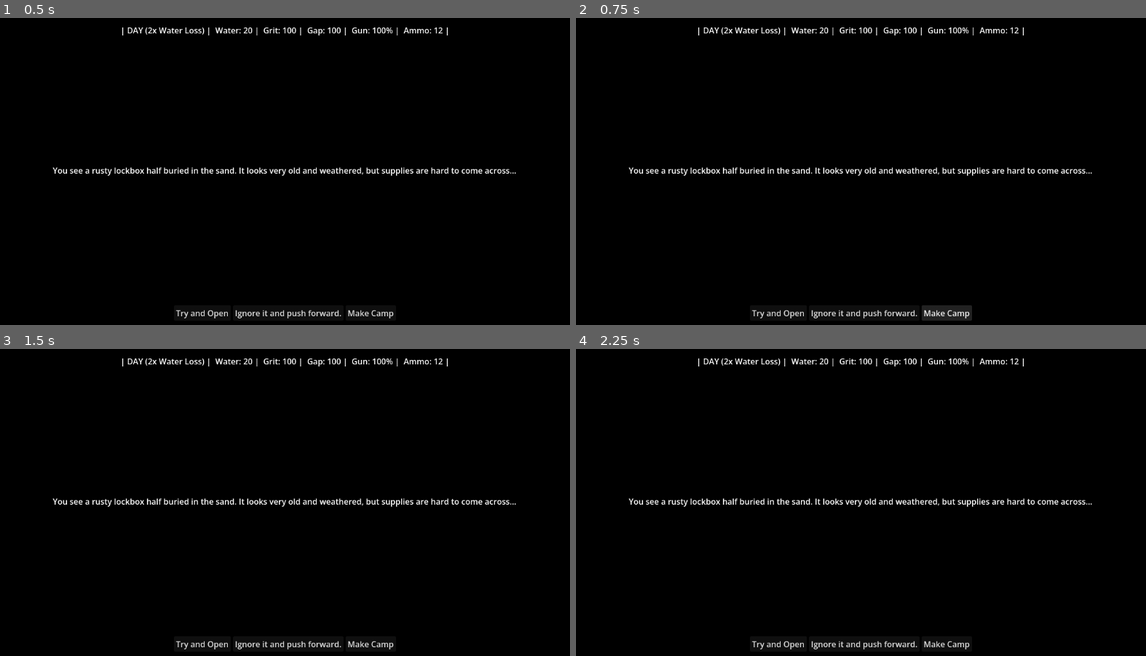
Above: before the commit, frames 1-4 (two rows, left to right).
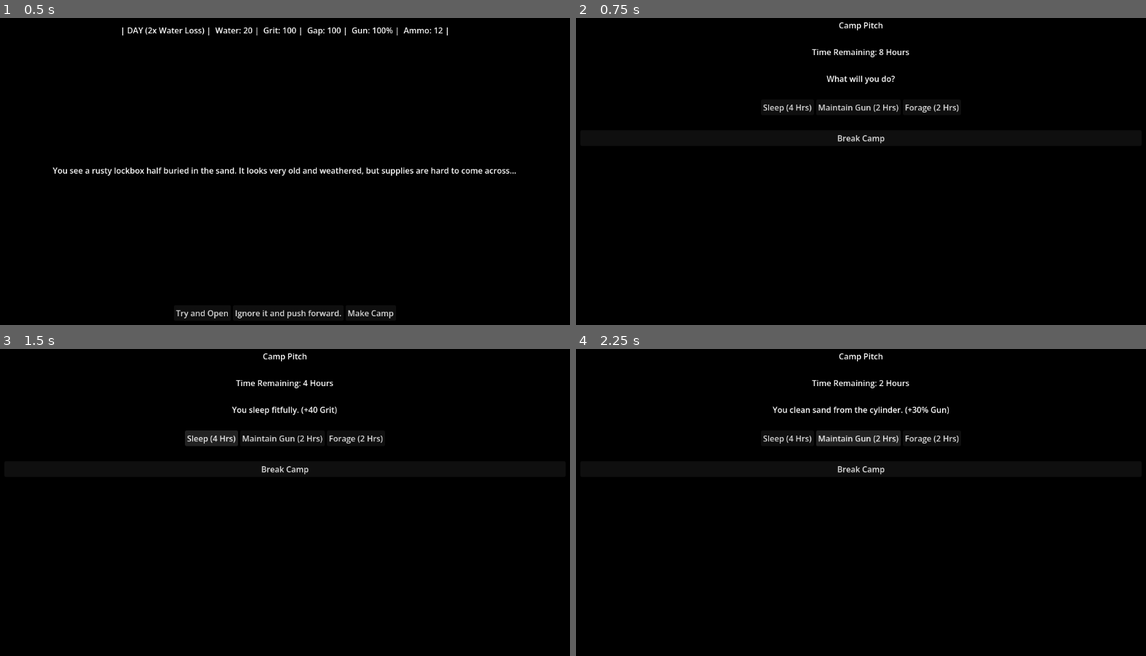
Above: after the commit, the same moments.

Repository: JoelSpicer/Across-The-Desert
Game: Godot game, scene res://Scene/MainGame.tscn
Two runs of this game, one before a commit and one after it. Both use one fixed random seed, a clock stepped at 60 frames per second and the inputs below.
Inputs (mouse positions are in pixels of both pictures, inside the frame that each line leads up to):
- Up to frame 1 (0.5 s): no input
- Up to frame 2 (0.75 s): click "Make Camp" at 0.5 s
- Up to frame 3 (1.5 s): click (210, 438) at 1.25 s, where only the run after the commit has a clickable "Sleep (4 Hrs)"
- Up to frame 4 (2.25 s): click (861, 438) at 2 s, where only the run after the commit has a clickable "Maintain Gun (2 Hrs)"

Frame 1 is identical in both runs. In frame 2, 3.1% of the frame differs, in the area x 9-91%, y 1-99%; in frame 3, 3.2%; in frame 4, 3.6%, in the area x 9-91%, y 1-98%.

Commit message:
make camp

Diff:
--- /dev/null
+++ b/Scene/CampPhase.tscn
@@ -0,0 +1,64 @@
+[gd_scene format=3 uid="uid://uylqyd6h650t"]
+
+[ext_resource type="Script" uid="uid://cxdlb64o2ep1d" path="res://Scripts/CampPhase.gd" id="1_hkh6m"]
+
+[node name="CampPhase" type="ColorRect" unique_id=665874291]
+anchors_preset = 15
+anchor_right = 1.0
+anchor_bottom = 1.0
+grow_horizontal = 2
+grow_vertical = 2
+color = Color(0, 0, 0, 1)
+script = ExtResource("1_hkh6m")
+
+[node name="MarginContainer" type="MarginContainer" parent="." unique_id=138206916]
+layout_mode = 1
+anchors_preset = 15
+anchor_right = 1.0
+anchor_bottom = 1.0
+grow_horizontal = 2
+grow_vertical = 2
+theme_override_constants/margin_left = 20
+theme_override_constants/margin_top = 20
+theme_override_constants/margin_right = 20
+theme_override_constants/margin_bottom = 20
+
+[node name="VBoxContainer" type="VBoxContainer" parent="MarginContainer" unique_id=495850979]
+self_modulate = Color(0, 0, 0, 1)
+layout_mode = 2
+theme_override_constants/separation = 30
+
+[node name="TitleLabel" type="Label" parent="MarginContainer/VBoxContainer" unique_id=977828883]
+layout_mode = 2
+text = "Camp Pitch"
+horizontal_alignment = 1
+
+[node name="HoursLabel" type="Label" parent="MarginContainer/VBoxContainer" unique_id=1006390514]
+layout_mode = 2
+text = "Time Remaining: 8 Hours"
+horizontal_alignment = 1
+
+[node name="LogLabel" type="Label" parent="MarginContainer/VBoxContainer" unique_id=1279752855]
+layout_mode = 2
+text = "What will you do?"
+horizontal_alignment = 1
+
+[node name="HBoxContainer" type="HBoxContainer" parent="MarginContainer/VBoxContainer" unique_id=597824538]
+layout_mode = 2
+alignment = 1
+
+[node name="BtnSleep" type="Button" parent="MarginContainer/VBoxContainer/HBoxContainer" unique_id=1974857452]
+layout_mode = 2
+text = "Sleep (4 Hrs)"
+
+[node name="BtnMaintain" type="Button" parent="MarginContainer/VBoxContainer/HBoxContainer" unique_id=661498537]
+layout_mode = 2
+text = "Maintain Gun (2 Hrs)"
+
+[node name="BtnForage" type="Button" parent="MarginContainer/VBoxContainer/HBoxContainer" unique_id=1953506301]
+layout_mode = 2
+text = "Forage (2 Hrs)"
+
+[node name="BtnBreakCamp" type="Button" parent="MarginContainer/VBoxContainer" unique_id=1757569489]
+layout_mode = 2
+text = "Break Camp"
--- /dev/null
+++ b/Scripts/CampPhase.gd
@@ -0,0 +1,70 @@
+extends ColorRect
+
+var max_hours: int = 8
+var current_hours: int = 8
+var hours_spent: int = 0
+
+@onready var label_hours = $MarginContainer/VBoxContainer/HoursLabel
+@onready var label_log = $MarginContainer/VBoxContainer/LogLabel
+
+@onready var btn_sleep = $MarginContainer/VBoxContainer/HBoxContainer/BtnSleep
+@onready var btn_maintain = $MarginContainer/VBoxContainer/HBoxContainer/BtnMaintain
+@onready var btn_forage = $MarginContainer/VBoxContainer/HBoxContainer/BtnForage
+@onready var btn_break_camp = $MarginContainer/VBoxContainer/BtnBreakCamp
+
+func _ready():
+	# Connect the buttons
+	btn_sleep.pressed.connect(_on_sleep_pressed)
+	btn_maintain.pressed.connect(_on_maintain_pressed)
+	btn_forage.pressed.connect(_on_forage_pressed)
+	btn_break_camp.pressed.connect(_on_break_camp_pressed)
+
+	update_ui()
+
+func update_ui():
+	label_hours.text = "Time Remaining: " + str(current_hours) + " Hours"
+
+func _on_sleep_pressed():
+	if current_hours >= 4:
+		current_hours -= 4
+		hours_spent += 4
+		GameState.modify_grit(40) # Sleeping heals 40 Grit
+		label_log.text = "You sleep fitfully. (+40 Grit)"
+		update_ui()
+	else:
+		label_log.text = "Not enough time to sleep."
+
+func _on_maintain_pressed():
+	if current_hours >= 2:
+		current_hours -= 2
+		hours_spent += 2
+		GameState.modify_gun_condition(30) # Cleaning restores 30%
+		label_log.text = "You clean sand from the cylinder. (+30% Gun)"
+		update_ui()
+	else:
+		label_log.text = "Not enough time to maintain your gun."
+
+func _on_forage_pressed():
+	if current_hours >= 2:
+		current_hours -= 2
+		hours_spent += 2
+
+		# Simple 50/50 probability check
+		if randf() > 0.5:
+			GameState.modify_water(2)
+			label_log.text = "You found a damp root. (+2 Water)"
+		else:
+			label_log.text = "You found nothing but dust."
+
+		update_ui()
+	else:
+		label_log.text = "Not enough time to forage."
+
+func _on_break_camp_pressed():
+	# Calculate the Gap penalty. For example, 5 units of distance per hour spent.
+	var distance_lost = hours_spent * 5
+	GameState.modify_gap(distance_lost)
+
+	# The player rested, so the Exhaustion/Camp cycle resets.
+	# Delete this Camp UI scene to reveal the Main Game again.
+	queue_free()
--- a/Scripts/Maingame.gd
+++ b/Scripts/Maingame.gd
@@ -12,6 +12,8 @@
 @onready var label_time = $MarginContainer/VBoxContainer/TopHUD/TimeLabel
 
 @onready var event_manager = $EventManager # Reference the new node
+
+const CAMP_PHASE_SCENE = preload("res://Scene/CampPhase.tscn")
 
 func _ready():
 	GameState.stats_changed.connect(update_hud)
@@ -61,6 +63,8 @@
 	get_tree().change_scene_to_file("res://Scene/GameOver.tscn")
 
 func _on_make_camp_pressed():
-	# For now, just print to the console so we know it works.
-	# Later, this will load the CampPhase.tscn overlay!
-	print("Opening Camp Phase...")
+	# Instantiate the camp phase overlay
+	var camp_instance = CAMP_PHASE_SCENE.instantiate()
+
+	# Add it as a child of MainGame so it renders on top of everything else
+	add_child(camp_instance)
Not shown, added: Scripts/CampPhase.gd.uid
